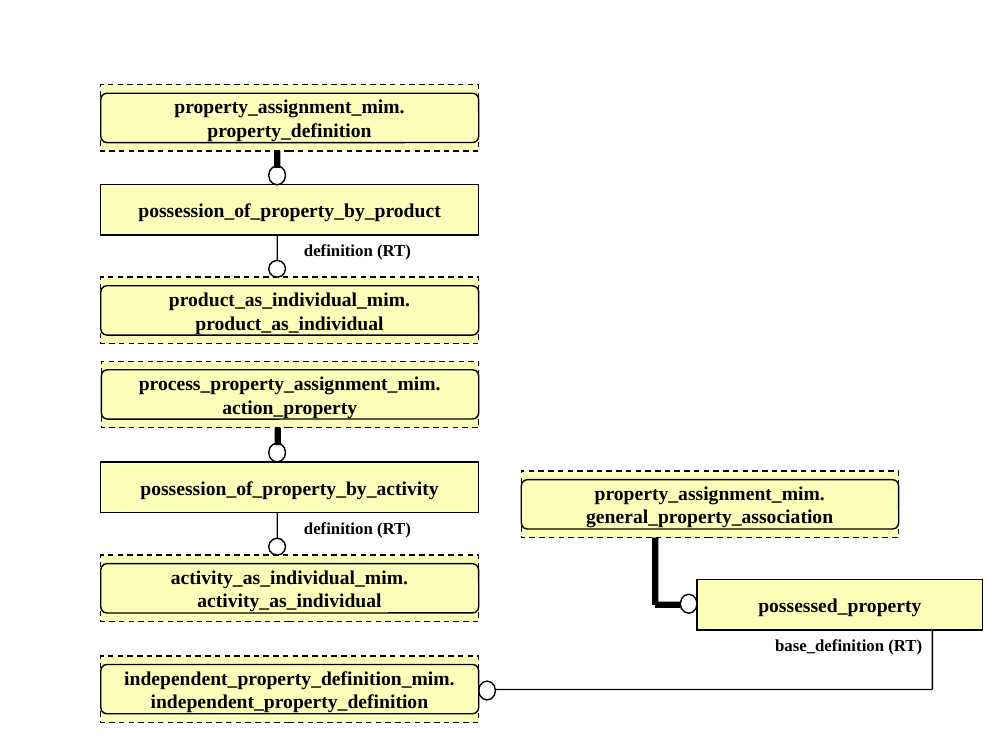
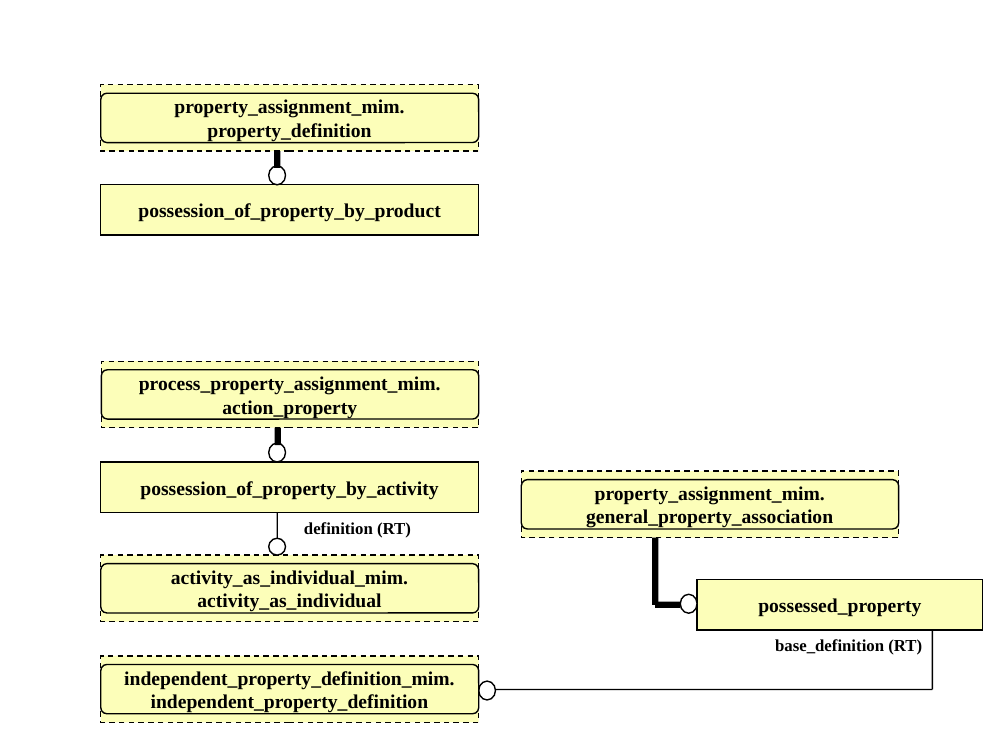
Before and after one commit to starseeker/stepmod_mirror, a slide deck: slide 4 of data/modules/possession_of_property/possession_of_property.ppt. Drawn at 1008x756 pixels with LibreOffice and Linux fonts; fonts in the diff are those of the drawing. Boxes give left, top, right and bottom in pixels: in the first picture for what was removed or moved away, otherwise in the second. Text is boxed around its words. In the diff, an @@ line names an element or a change of style, - is before the commit and + after.

Commit message:
product property assignment bug

```diff
--- a/data/modules/possession_of_property/possession_of_property.ppt
+++ b/data/modules/possession_of_property/possession_of_property.ppt
@@ line removed from (277, 260) to (277, 235) @@
@@ ellipse removed at (269,260,286,277) @@
@@ text removed at (304,244,411,260) @@
-definition (RT)
@@ rectangle removed at (101,277,479,344) @@
-product_as_individual_mim.
-product_as_individual
@@ rounded rectangle removed at (101,286,479,336) @@
```
Also in this commit, not shown: 11 other files.
